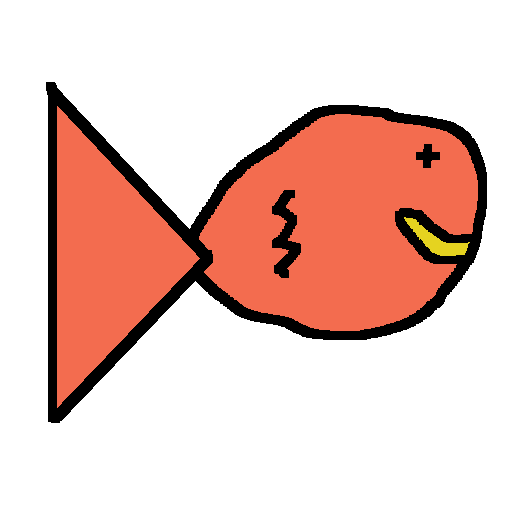
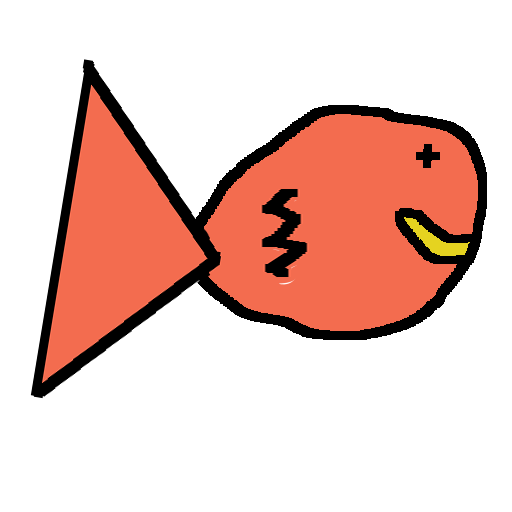
Layered file, before and after one edit (512x512). Changes by layer:
added layer "Layer 1 copy" above "Layer 1" over <box>30,59,309,399</box>
hid "Layer 1" over <box>46,82,309,423</box>
